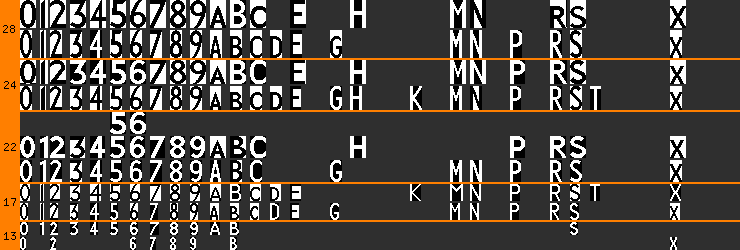
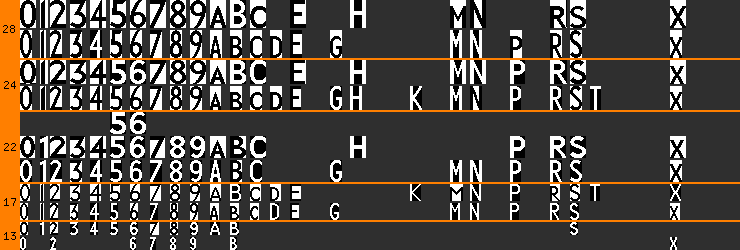
Two versions of the same layered image (740 x 250). Layer-by-layer changes:
painted on "small" (1st of 2, in "New Johnston") over 450, 0, 562, 201
painted on "normal" over 20, 60, 178, 235
